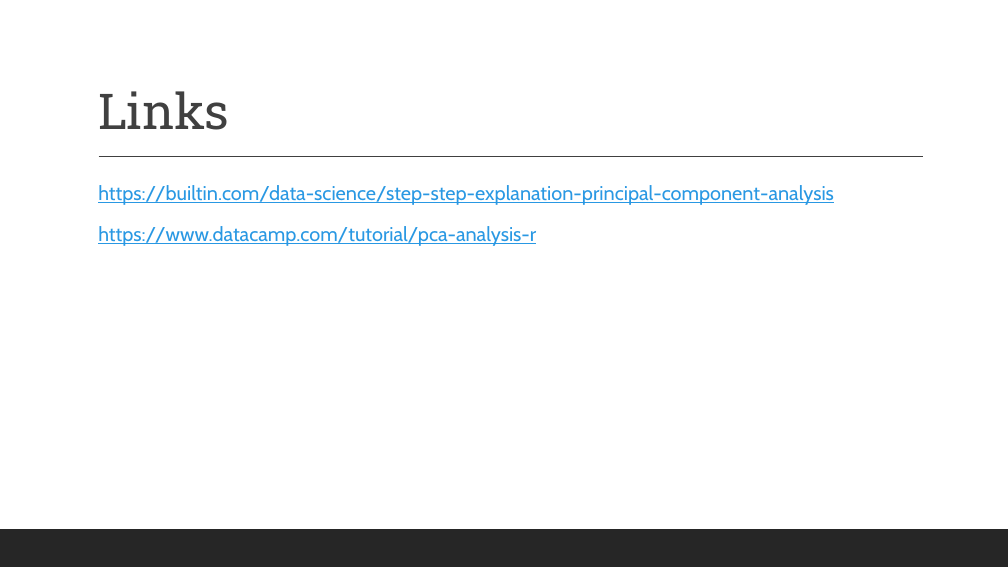
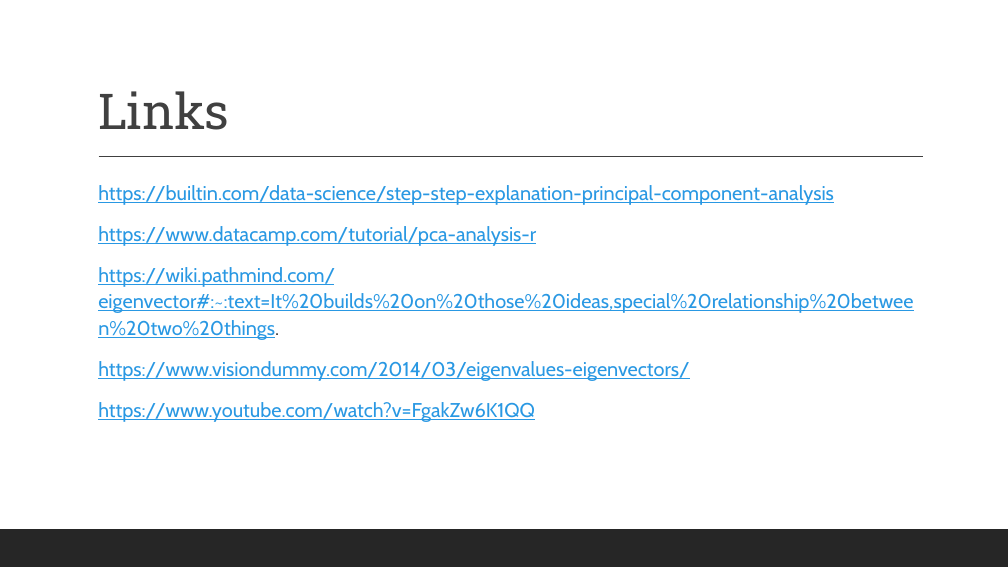
Before and after one commit to magoodsell/goody, a slide deck: slide 17 of Notes/Principal_Component_Analysis.pptx (slide 14 before the commit). Drawn at 1008x567 pixels with LibreOffice and Linux fonts; fonts in the diff are those of the drawing. Boxes give left, top, right and bottom in pixels: in the first picture for what was removed or moved away, otherwise in the second. Text is boxed around its words. In the diff, an @@ line names an element or a change of style, - is before the commit and + after.

Commit message:
Updated with links and more information focused on eigenvalues and eigenvectors.

```diff
--- a/Notes/Principal_Component_Analysis.pptx
+++ b/Notes/Principal_Component_Analysis.pptx
@@ text at (x1=98, y1=267, x2=913, y2=422): paragraphs added @@
+  https://wiki.pathmind.com/eigenvector#:~:text=It%20builds%20on%20those%20ideas,special%20relationship%20between%20two%20things.
+  https://www.visiondummy.com/2014/03/eigenvalues-eigenvectors/
+  https://www.youtube.com/watch?v=FgakZw6K1QQ
```
Also in this commit, not shown: 3 other slides changed, 3 slides added.
